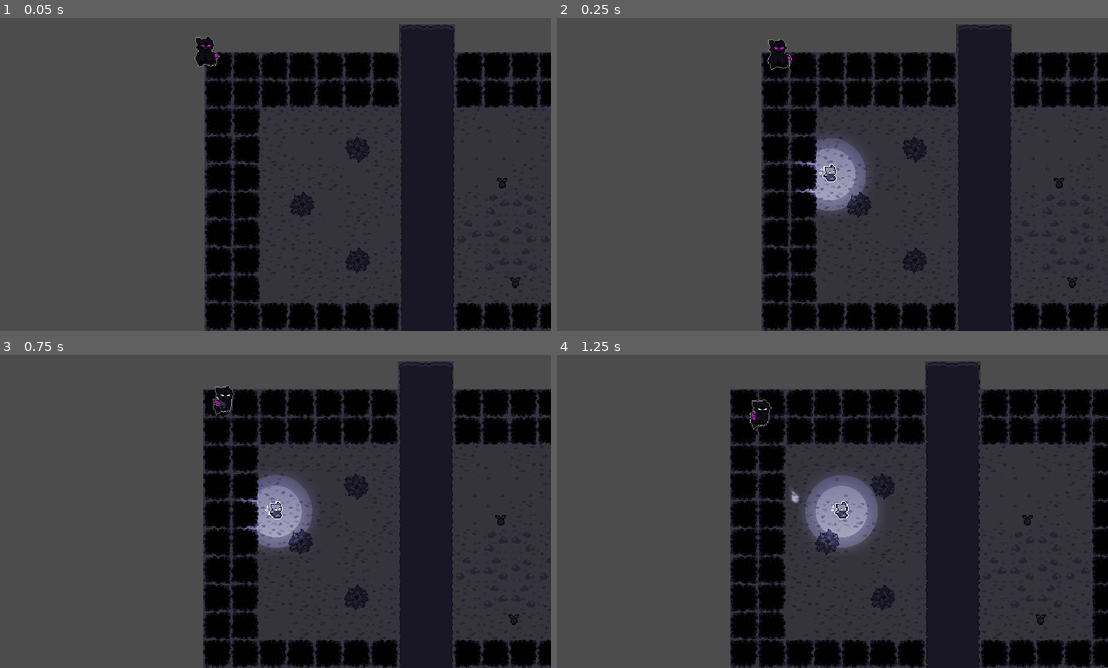
Above: before the commit, frames 1-4 (two rows, left to right).
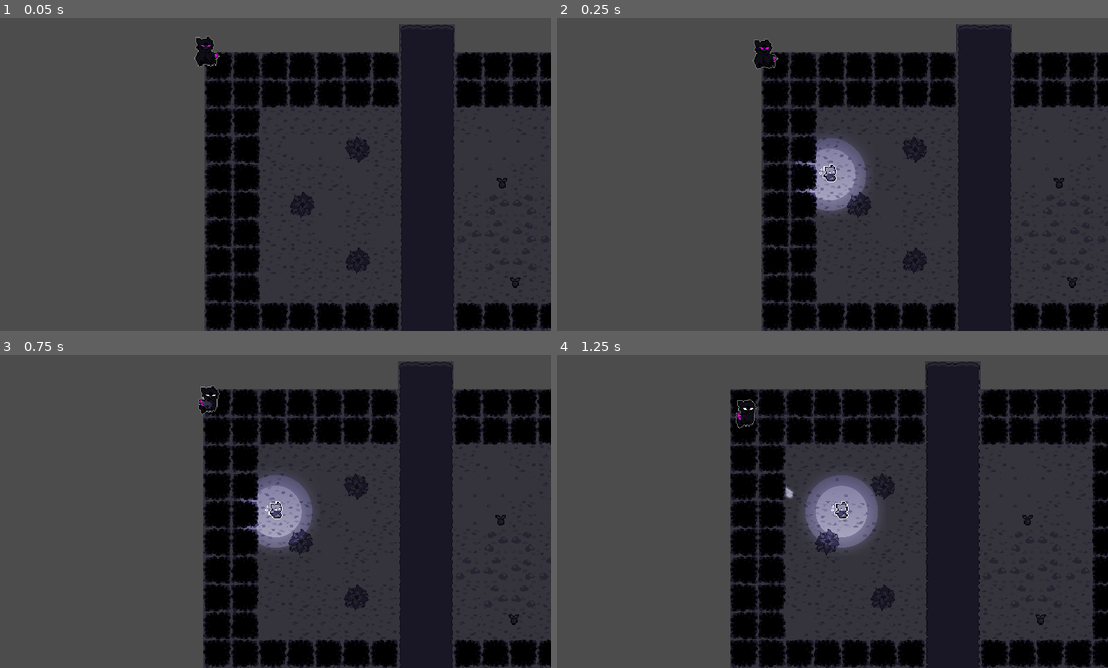
Above: after the commit, the same moments.

Repository: MNchino/LD2022
Game: Godot game, scene res://Playspace.tscn
Two runs of this game, one before a commit and one after it. Both use one fixed random seed, a clock stepped at 60 frames per second and the inputs below. The engine's default icon, where the game draws it, is replaced by a stand-in: a white triangle on a blue panel in a dark square.
Inputs (mouse positions are in pixels of both pictures, inside the frame that each line leads up to):
- Up to frame 1 (0.05 s): no input
- Up to frame 2 (0.25 s): no input
- Up to frame 3 (0.75 s): move the mouse to (396, 495) at 0.52 s; press the mouse at (396, 495) at 0.53 s; hold D (game_right) from 0.53 s (still down)
- Up to frame 4 (1.25 s): keep holding D (game_right)

Frame 1 is identical in both runs. In frame 2, 0.4% of the frame differs, in the area x 35-43%, y 6-17%; in frame 3, 0.3%; in frame 4, 0.2%.

Commit message:
make death appear after gui

Diff:
--- a/The Entity/Entity/Entity.tscn
+++ b/The Entity/Entity/Entity.tscn
@@ -81,6 +81,7 @@
 
 [node name="CollisionShape2D" type="CollisionShape2D" parent="."]
 shape = SubResource( 2 )
+disabled = true
 
 [node name="ShootingCoolDown" type="Timer" parent="."]
 wait_time = 2.0
--- a/The Entity/Player/DeadPlaceholder.gd
+++ b/The Entity/Player/DeadPlaceholder.gd
@@ -9,3 +9,7 @@
 # Called when the node enters the scene tree for the first time.
 func _ready():
 	$PlayerSprite.play("Dead")
+
+
+func _on_FinishedDying_timeout():
+	GameState.start_death_gui()
--- a/The Entity/Player/DeadPlaceholder.tscn
+++ b/The Entity/Player/DeadPlaceholder.tscn
@@ -9,3 +9,9 @@
 [node name="PlayerSprite" parent="." instance=ExtResource( 1 )]
 position = Vector2( 0, 10 )
 animation = "Dead"
+
+[node name="FinishedDying" type="Timer" parent="."]
+one_shot = true
+autostart = true
+
+[connection signal="timeout" from="FinishedDying" to="." method="_on_FinishedDying_timeout"]
--- a/The Entity/Player/Player.tscn
+++ b/The Entity/Player/Player.tscn
@@ -9,6 +9,9 @@
 
 [sub_resource type="CircleShape2D" id=2]
 radius = 8.0
+
+[sub_resource type="CircleShape2D" id=3]
+radius = 1.0
 
 [node name="Player" type="KinematicBody2D"]
 collision_mask = 258
@@ -64,7 +67,7 @@
 collision_mask = 256
 
 [node name="CollisionShape2D" type="CollisionShape2D" parent="WaterDetector"]
-shape = SubResource( 1 )
+shape = SubResource( 3 )
 
 [connection signal="tree_exiting" from="." to="." method="_on_Player_tree_exiting"]
 [connection signal="timeout" from="DashTime" to="." method="_on_DashTime_timeout"]
--- a/The Entity/Singletons/GameState.gd
+++ b/The Entity/Singletons/GameState.gd
@@ -8,6 +8,7 @@
 signal player_spawned(player)
 signal player_died(player)
 signal player_won(player)
+signal player_died_gui()
 signal dashes_changed(new_num)
 
 func set_player(player : Player):
@@ -34,6 +35,9 @@
 	num_dashes = 2
 	emit_signal('dashes_changed', num_dashes)
 
+func start_death_gui():
+	emit_signal('player_died_gui')
+
 func _process(delta):
 	if started:
 		time_taken += delta
--- a/The Entity/UI/DeathGUI.gd
+++ b/The Entity/UI/DeathGUI.gd
@@ -8,9 +8,9 @@
 
 # Called when the node enters the scene tree for the first time.
 func _ready():
-	GameState.connect("player_died", self, 'show_after_death')
+	GameState.connect("player_died_gui", self, 'show_after_death')
 
-func show_after_death(player_that_died: Player):
+func show_after_death():
 	visible = true
 
 func _on_ResetButton_pressed():
Not shown: 1 places in The Entity/Player/Player.tscn that only renumber resources
